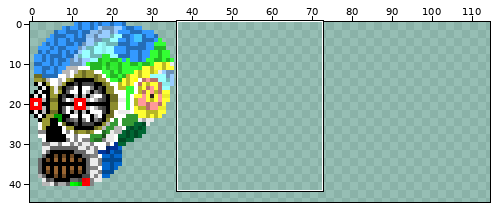
Edited in one commit: sprite sheet (game/new/skull.png). The first picture is a wide view before the edit; the outline marks the close-up.
Close-up. Before the edit:
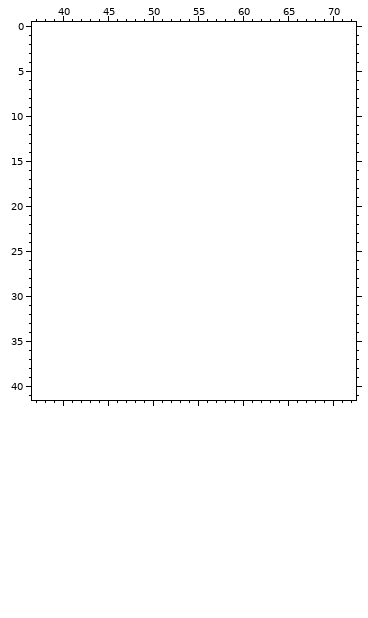
The file is 40x50 pixels. Colours within 5 levels of each other are drawn and written as one. Shown: x 37..72, y 0..41. The old version is drawn lined up with the new one, on the new canvas. The wide view leaves out empty margins. The commit also changed other parts of the picture, which this record leaves out.
After the commit:
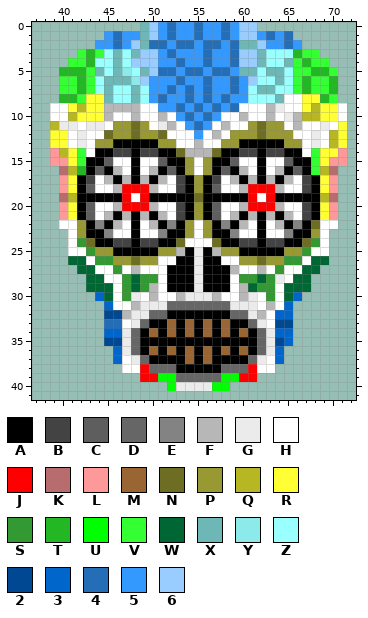
Palette (. is transparent): A #000000  B #434343  C #5e5e5e  D #666666  E #838383  F #b7b7b7  G #ebebeb  H #ffffff  J #ff0000  K #b76d6d  L #ff9999  M #996633  N #6d6d24  P #999933  Q #b7b724  R #ffff33  S #339933  T #24b724  U #00ff00  V #33ff33  W #006633  X #6db7b7  Y #8ceaea  Z #99ffff  2 #004992  3 #0066cc  4 #246db7  5 #3399ff  6 #99ccff
The exact change:
canvas 40x50 -> 120x50, the old top-left corner now at -3,-2 (the part of the old canvas that was cut away was empty and is not shown)
y 0: x 49..61 ............. -> X654554554566
y 1: x 45..65 ..................... -> 5455X6545545545665454
y 2: x 44..66 ....................... -> 55456X4454454454XX65545
y 3: x 42..68 ........................... -> VTVZXZX6654555455466XZZZTVV
y 4: x 41..69 ............................. -> VVTZZXZ66655455455466XZZXVTVV
y 5: x 40..70 ............................... -> TTTVXZXYZX6445445445XXZXXZVVTTV
y 6: x 40..70 ............................... -> VVTVZXXXY6555455455456ZZXZVTVVT
y 7: x 40..70 ............................... -> VVTVZXZZXZ55454545545ZXXZZVTVVT
y 8: x 40..70 ............................... -> TTVRRXZZXZ54554545455ZZZXHHRRTV
y 9: x 39..71 ................................. -> HHRQRRFFFFHH554545454HHHFGHHRQRRH
y 10: x 39..71 ................................. -> HHQRRRFHHFHHFH54545HHFHHFHGFQQRRH
y 11: x 39..71 ................................. -> QGGHGGHPPNPHGFH545HFHHPNPPHFHHGHR
y 12: x 39..71 ................................. -> RRHGHHNPPNPPNHHH5HFHPPPNPPPHHGHQR
y 13: x 39..71 ................................. -> RRHGHPPAAAAAPPHHFHHPPAAAAAPPHGHQR
y 14: x 39..71 ................................. -> LQRVHAABBABBAANFFFNAABBABBAAHVRRL
y 15: x 39..71 ................................. -> LLRVAACHHAHHCAAPHPAACHHAHHCAAVRLL
y 16: x 40..70 ............................... -> KQTACAFHAHFACAPHPACAFHAHFACAVQK
y 17: x 40..70 ............................... -> LRABHFAFAFAFHBAPABHFAFAFAFHBARL
y 18: x 40..70 ............................... -> LRACHHFJJJFHHBAPACHHFJJJFHHBARL
y 19: x 40..70 ............................... -> KQAAAAAJHJAAAAANAAAAAJHJAAAAAQK
y 20: x 40..70 ............................... -> LRACHHFJJJFHHBAPACHHFJJJFHHBARL
y 21: x 40..70 ............................... -> LRACHFAFAFAFHBAPACHFAFAFAFHBARL
y 22: x 40..70 ............................... -> HHPAEAFHAHFAEAPHPAEAFHAHFAEANHH
y 23: x 41..69 ............................. -> HPAAEHHAHHEAAPHPAAEHHAHHEAAPH
y 24: x 41..69 ............................. -> HSNAABBABBAANHHHNAABBABBAANSH
y 25: x 41..69 ............................. -> HHSPPAAAAAPPFAGAFPPAAAAAPPSHH
y 26: x 41..69 ............................. -> WWHSSPPNPPHHAAGAAHHPPNPPSSHWW
y 27: x 42..68 ........................... -> WWHHSHFHHHAAAGAAAFHHFHSHHWW
y 28: x 43..67 ......................... -> WWHHSWSSHAAAGAAAHSSWSGHWW
y 29: x 43..67 ......................... -> WWWHSWSFHAAAGAAAHFWSSHWWW
y 30: x 44..66 ....................... -> 3WHSGHFHHFGGGFHHFGHSHW3
y 31: x 45..65 ..................... -> 3HHFGGGDDDDDDDGGGHFH3
y 32: x 45..65 ..................... -> 22FGGDDAAAAAAADDGFH33
y 33: x 45..65 ..................... -> 44HGDAAMAMAMAMAADGH22
y 34: x 45..65 ..................... -> 33GDAMAMAMAMAMAMADG33
y 35: x 45..65 ..................... -> 22GDAAAAAAAAAAAAADG23
y 36: x 46..64 ................... -> 3GDAMAMAMAMAMAMADG3
y 37: x 46..64 ................... -> 3HGDAAAAMAMAAAADGH3
y 38: x 47..63 ................. -> HHJDDDAAAAADDDJHH
y 39: x 49..61 ............. -> JJUUDDDDDUUJJ
y 40: x 52..58 ....... -> UGGGGUU
